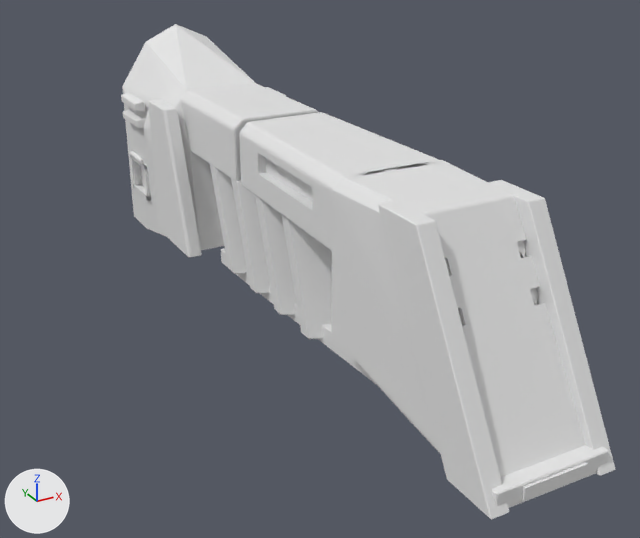
A saved change to the OBJ model Assets/Resources/Models/Thunder_M3/barrel.obj.
One viewpoint serves both versions: a 50 mm lens placed at (-0.68, -1.9, 0.54), pointed at (-0.012, -0.685, -0.067). Arrows for +X, +Y and +Z are at lower left; the lights stay in place. The first picture is the older version. Where no turn or scale is listed for an object, it has been applied to the vertices. Vertices at exactly the same position are counted once.

Objects in the first picture: 'barrel'.
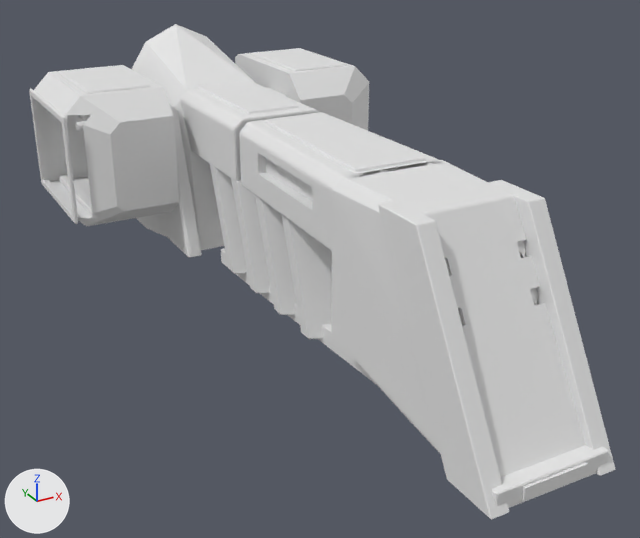
Boxes [x1, y1, x2, y2] around the edits, measured in the pictures (640 x 538 px):
'barrel', reshaped (19% wider): before [121, 24, 615, 520]; after [29, 24, 615, 520]
part 1 of me_barrel, added: after [76, 121, 85, 131]
part 2 of me_barrel, deleted: before [121, 92, 145, 112]
part 3 of me_barrel, deleted: before [130, 155, 151, 201]
part 4 of me_barrel, deleted: before [130, 151, 144, 164]
part 5 of me_barrel, built on: before [123, 109, 146, 128]; after [29, 48, 426, 226]

What the commit changed:
me_barrel is used by ob_barrel; location (0.0, 0.0, 0.0).
me_barrel had 3719 vertices, 7290 faces and spanned x -0.149..0.149, y -1.263..-0.012, z -0.169..0.253.
me_barrel now has 4081 vertices, 7970 faces and spans x -0.331..0.33, y -1.263..-0.012, z -0.169..0.253.
me_barrel part 1: a new loose piece, a 10-sided cylinder along x spanning x -0.305..-0.155, y -0.31..-0.294, z 0.122..0.138.
me_barrel part 2: the loose piece of 24 vertices spanning x -0.149..-0.129, y -0.156..-0.057, z 0.106..0.127 is deleted.
me_barrel part 3: the loose piece of 24 vertices spanning x -0.136..-0.128, y -0.146..-0.047, z -0.088..-0.009 is deleted.
me_barrel part 4: the loose piece of 16 vertices spanning x -0.141..-0.131, y -0.133..-0.061, z -0.011..0.0 is deleted.
me_barrel part 5: 24 vertices removed from x -0.149..-0.129, y -0.156..-0.057, z 0.071..0.092; 378 vertices added at x -0.331..0.33, y -0.875..-0.022, z -0.068..0.186.
Other edits to the shape of me_barrel do not show in these pictures.
